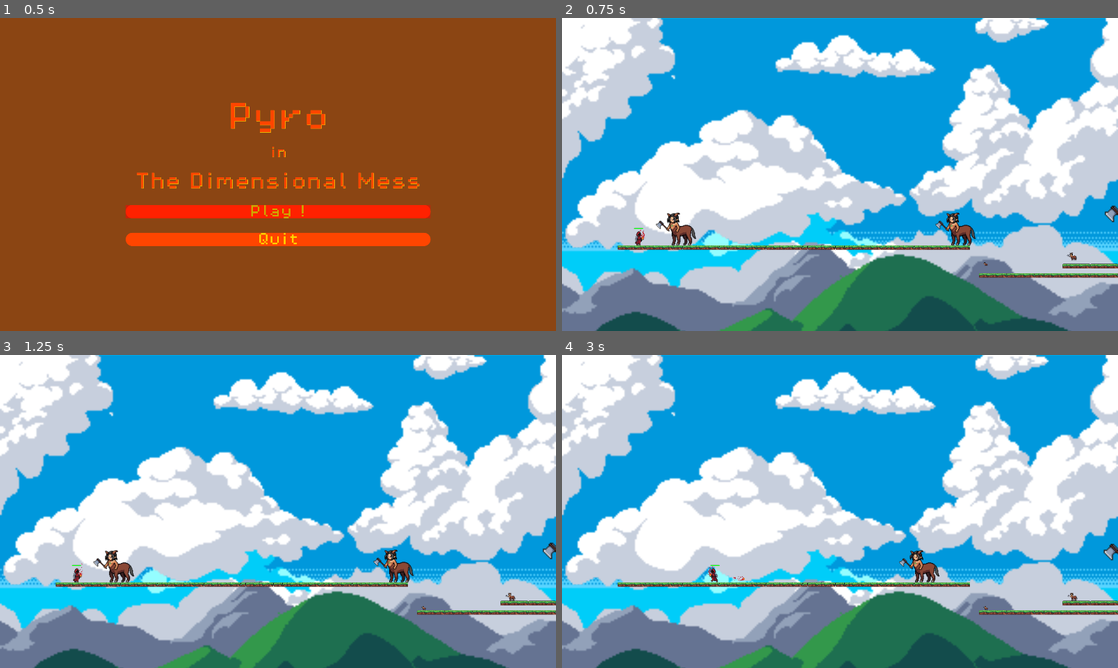
Above: before the commit, frames 1-4 (two rows, left to right).
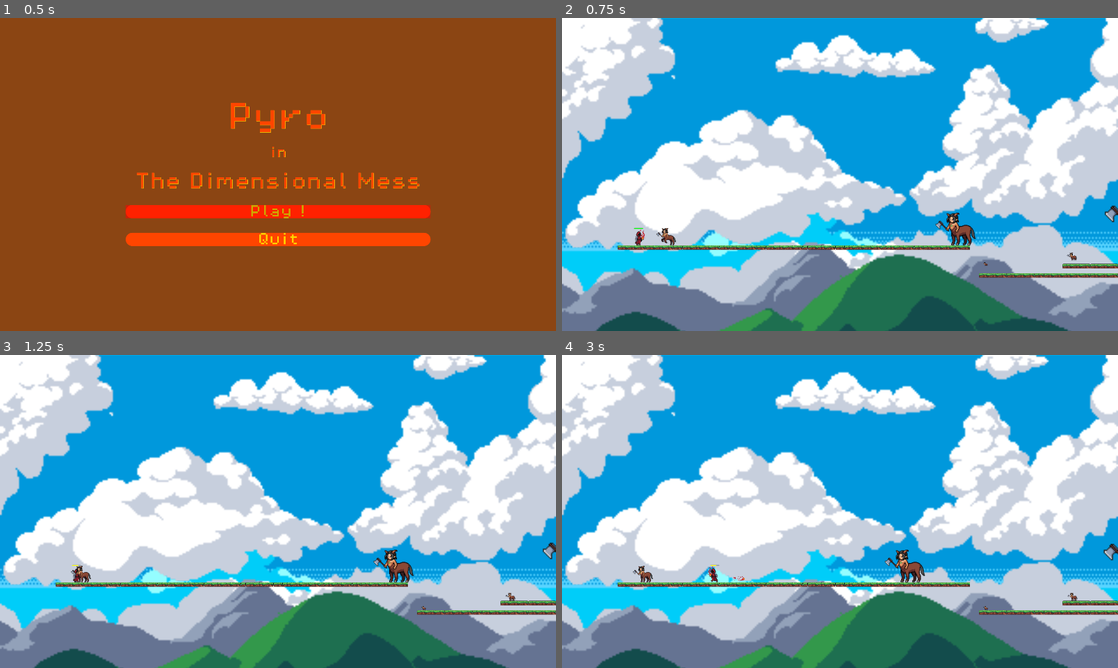
Above: after the commit, the same moments.

Repository: Ezveus/pyro_dimensional_mess
Game: Godot game, scene res://Scenes/Screens/StartScreen/start_screen.tscn
The game is run twice, just before and just after one commit, with the same random seed, the same clock (stepped at 60 frames per second) and the same inputs.
Inputs:
- Up to frame 1 (0.5 s): no input
- Up to frame 2 (0.75 s): click "Play !" at 0.5 s
- Up to frame 3 (1.25 s): no input
- Up to frame 4 (3 s): hold Right (move_right) 1.28-2.78 s; tap Shift (cast) at 1.35, 2.1, 2.85 s; tap Space (jump) at 1.52, 2.27 s; hold Left (move_left) from 2.78 s (still down)

Frame 1 is identical in both runs. In frame 2, 0.4% of the frame differs, in the area x 16-25%, y 62-73%; in frame 3, 0.5%; in frame 4, 0.7%, in the area x 12-68%, y 62-73%.

Commit message:
centaur: Update Hurtbox to allow Pyromancer to walk under the Centaur

Diff:
--- a/Scenes/Characters/Centaur/centaur.tscn
+++ b/Scenes/Characters/Centaur/centaur.tscn
@@ -8,7 +8,7 @@
 size = Vector2(46, 52)
 
 [sub_resource type="RectangleShape2D" id="RectangleShape2D_wsbql"]
-size = Vector2(51, 56)
+size = Vector2(51, 22)
 
 [node name="Centaur" type="CharacterBody2D"]
 collision_layer = 2
@@ -16,7 +16,7 @@
 script = ExtResource("1_4rsg5")
 
 [node name="RayCastLeft" type="RayCast2D" parent="."]
-position = Vector2(-10, 2.08165e-12)
+position = Vector2(-10, 4)
 target_position = Vector2(-1000, 2.08165e-12)
 
 [node name="AnimatedSprite2D" type="AnimatedSprite2D" parent="."]
@@ -35,7 +35,7 @@
 script = ExtResource("3_g1wts")
 
 [node name="CollisionShape2D" type="CollisionShape2D" parent="Hurtbox"]
-position = Vector2(3.5, 19)
+position = Vector2(3.5, 2)
 shape = SubResource("RectangleShape2D_wsbql")
 debug_color = Color(0.902881, 0.244467, 0.481905, 0.42)
 
--- a/Scenes/Levels/level_1/level_1.tscn
+++ b/Scenes/Levels/level_1/level_1.tscn
@@ -807,6 +807,5 @@
 
 [node name="Centaur5" parent="." instance=ExtResource("10_x45yo")]
 position = Vector2(387, 1458)
-size_level = 3
 
 [connection signal="dead" from="Pyromancer" to="." method="_on_pyromancer_dead"]
